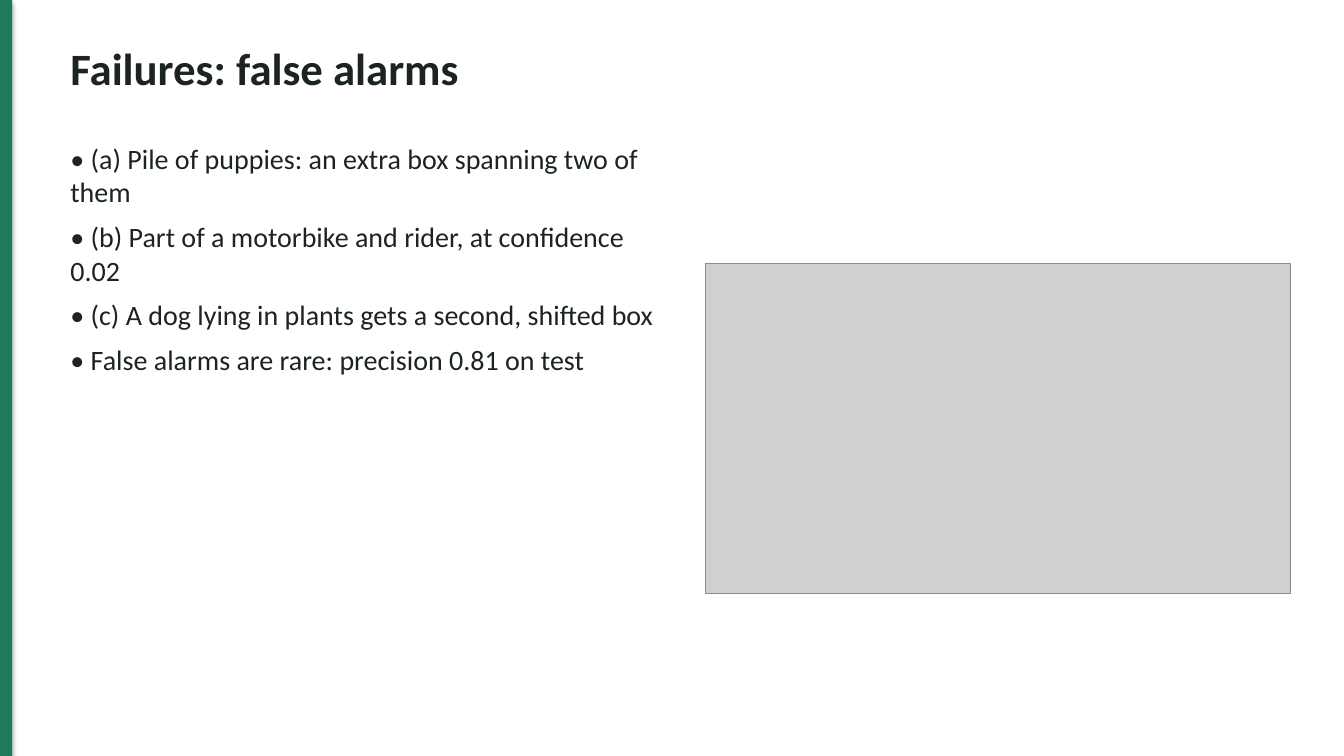
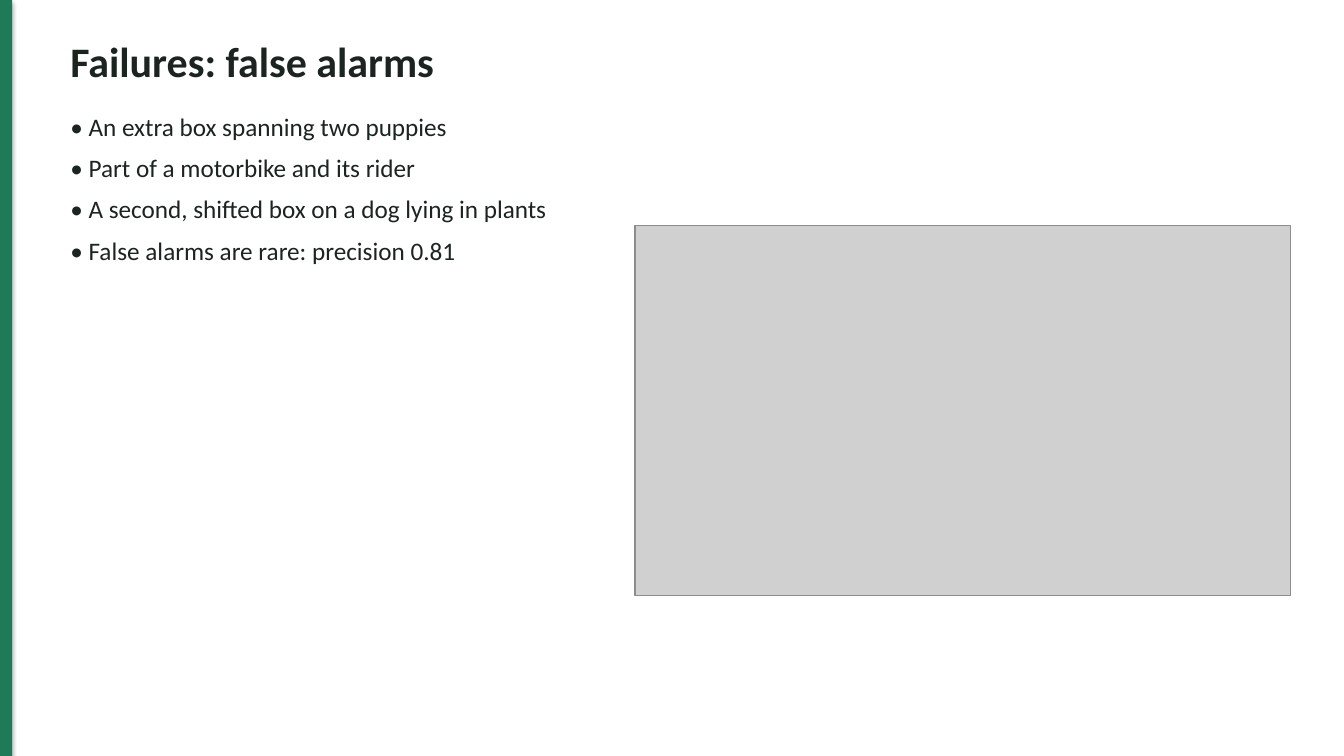
Before and after one commit to Epp-ppE/stray-dog-detection, a slide deck: slide 11 of slides/slides.pptx. Drawn at 1344x756 pixels with LibreOffice and Linux fonts; fonts in the diff are those of the drawing; grey boxes stand for pictures. Boxes give left, top, right and bottom in pixels: in the first picture for what was removed or moved away, otherwise in the second. Text is boxed around its words. In the diff, an @@ line names an element or a change of style, - is before the commit and + after.

Commit message:
Rebuild presentation from the slide summary: one message per slide, headline numbers, recognition split into design and demo, backup slides

```diff
--- a/slides/slides.pptx
+++ b/slides/slides.pptx
@@ text "Failures: false alarms" at box(70, 47, 433, 78): size 32 to 30 pt @@
@@ text at box(89, 118, 546, 264): text changed; size 20 to 18 pt @@
-• (a) Pile of puppies: an extra box spanning two of them
-• (b) Part of a motorbike and rider, at confidence 0.02
-• (c) A dog lying in plants gets a second, shifted box
-• False alarms are rare: precision 0.81 on test
+• An extra box spanning two puppies
+• Part of a motorbike and its rider
+• A second, shifted box on a dog lying in plants
+• False alarms are rare: precision 0.81
@@ picture: place and size @@
-picture at box(706, 263, 1291, 594)
+picture at box(635, 226, 1291, 596)
```
Also in this commit, not shown: 12 other slides changed, 8 slides added, 3 slides removed, 4 other files.
